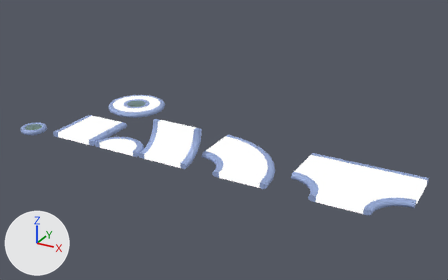
The Blender file Assets/World/C6L1/netpath/raw/C6L1_netpath.blend: old version first, new version second.
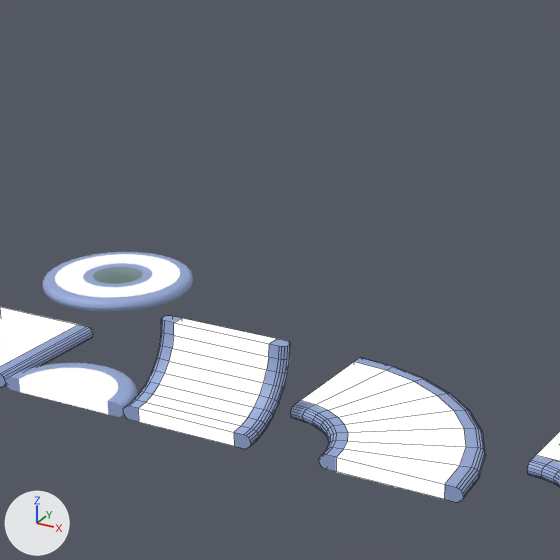
There are two pictures of each version: one whole from a 50 mm lens placed at (76.3, -80.1, 46.1), pointed at (21.4, 19.6, -3.8), one close up on the part from 21% to 68% of the width and 0% to 75% of the height. Arrows for +X, +Y and +Z are at lower left; the lights stay in place. The close-ups show mesh edges as thin lines.

Objects in the first close-up: 'netpath_end', 'netpath_left90', 'netpath_platform', 'netpath_straight20', 'netpath_tee90', 'netpath_vertical90'.
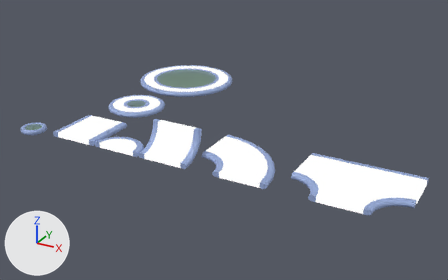
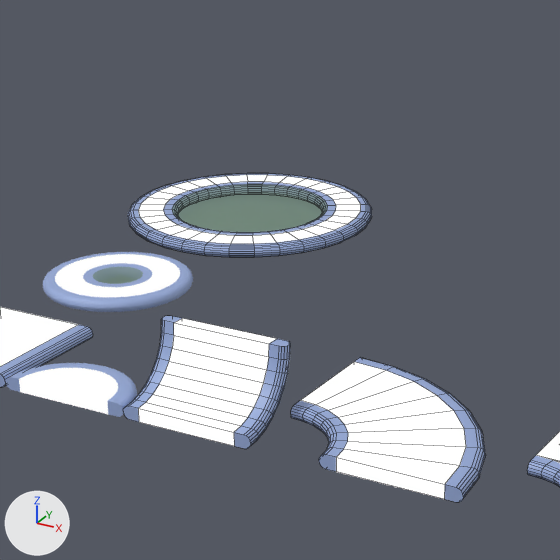
Location of each change, (x1, y1, x2, y2) in pixels of the close-ups (560 x 560 px):
'netpath_platform_huge', added: after (127, 173, 372, 257)
    faces in mat_netpath_rim (blue #98acda): (127, 173, 372, 257)
    faces in mat_netpath_middle (white #ffffff): (138, 175, 361, 244)

Edits to the bpy script that builds the scene:
```text
Add me_cube_004:
    me_cube_004.from_pydata(...)  # 800 vertices, 738 faces; spans x -11.0..11.0, y -11.0..11.0, z -1.0..0.0
    me_cube_004.polygons.foreach_set('use_smooth', [True] * 738)
    # faces by material slot: [672, 64, 2]
    me_cube_004.materials.append(mat_netpath_rim)  # blue #98acda
    me_cube_004.materials.append(mat_netpath_middle)  # white #ffffff
    me_cube_004.materials.append(mat_labglass)
Add ob_netpath_platform_huge:
    ob_netpath_platform_huge = bpy.data.objects.new('netpath_platform_huge', me_cube_004)
    ob_netpath_platform_huge.location = (0.0, 40.0, 0.0)
```
